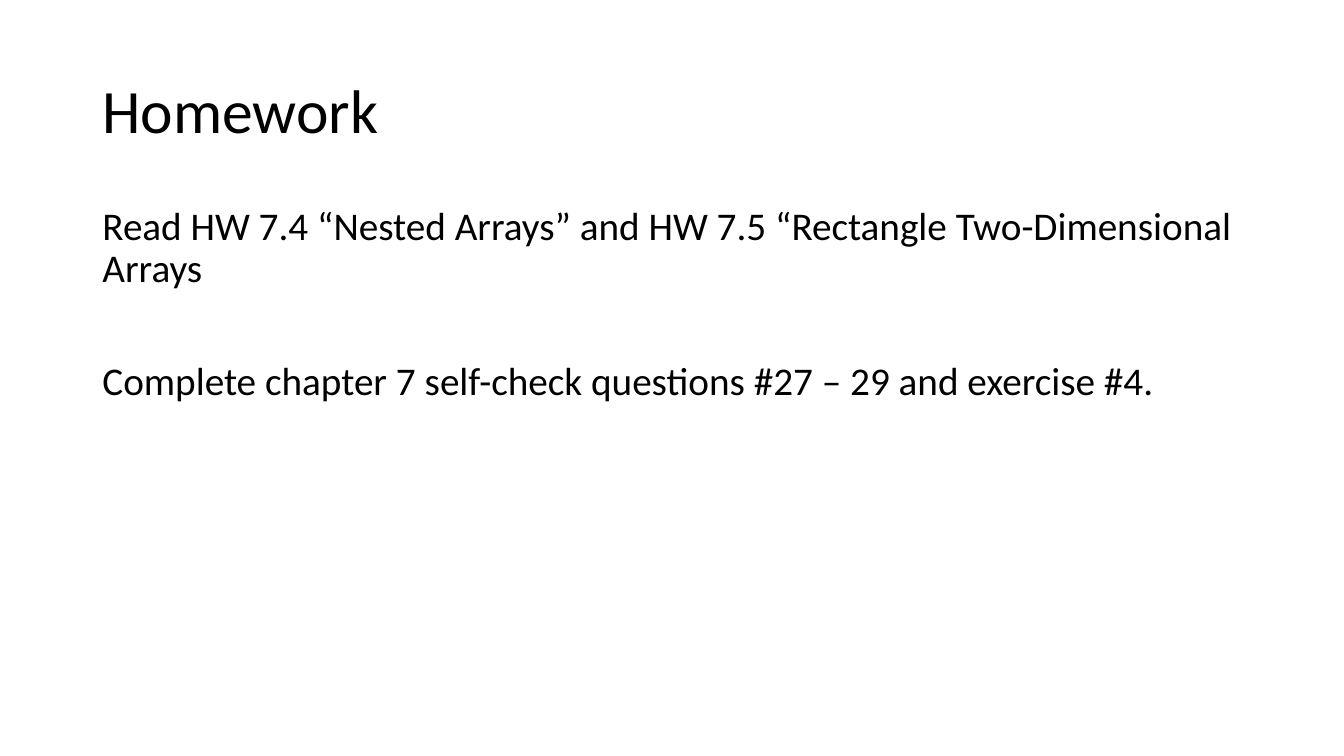
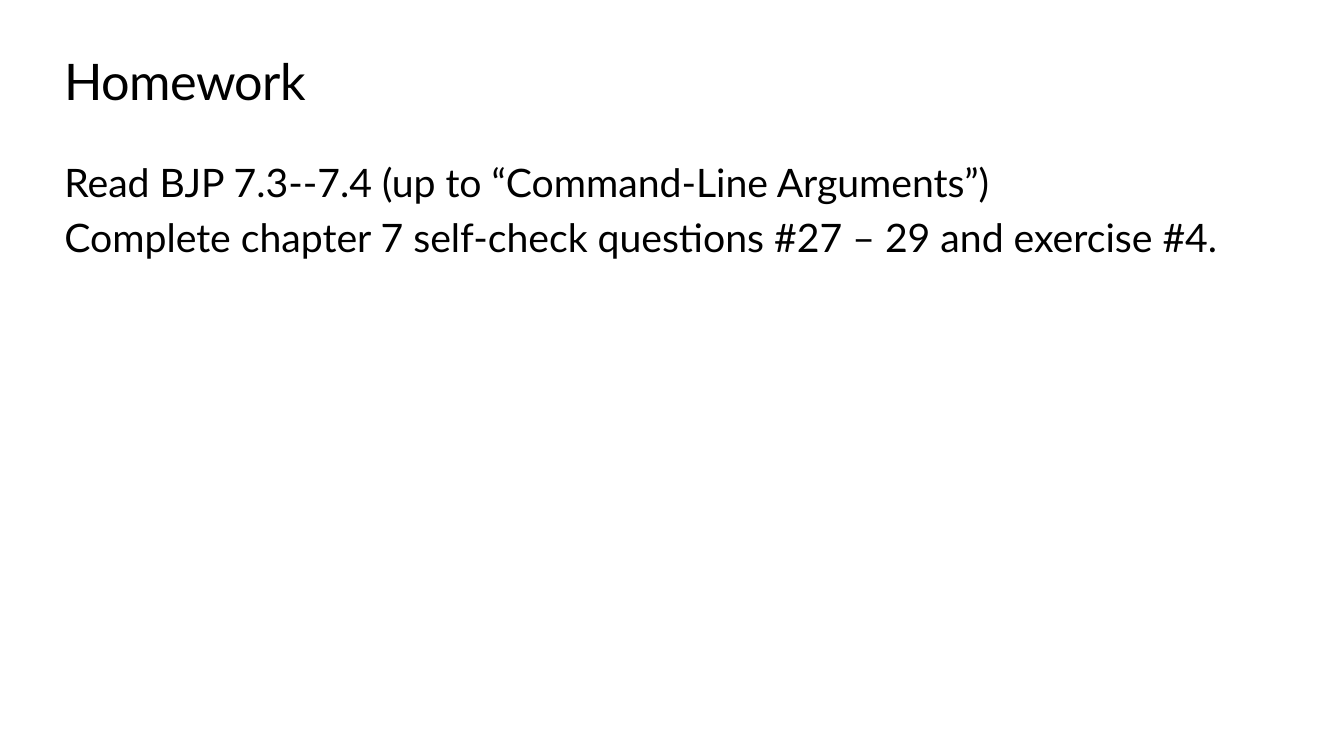
Before and after one commit to TEALSK12/apcsa-public, a slide deck: slide 55 of docs/Unit4/Unit4.pptx (slide 51 before the commit). Drawn at 1344x756 pixels with LibreOffice and Linux fonts; fonts in the diff are those of the drawing; background and template pictures are left out. Boxes give left, top, right and bottom in pixels: in the first picture for what was removed or moved away, otherwise in the second. Text is boxed around its words. In the diff, an @@ line names an element or a change of style, - is before the commit and + after.

```diff
--- a/docs/Unit4/Unit4.pptx
+++ b/docs/Unit4/Unit4.pptx
@@ title "Homework": place and size @@
-title "Homework" at <box>102,90,378,134</box>
+title "Homework" at <box>65,63,306,101</box>
@@ title "Homework" at <box>65,63,306,101</box>: size 44 to 36 pt, font Calibri to Lato, letter spacing 0 to -0.5 pt; line spacing 0.9 to 1; vertical alignment middle to top @@
@@ text at <box>64,166,989,204</box>: text changed; font Calibri to Lato @@
-Read HW 7.4 “Nested Arrays” and HW 7.5 “Rectangle Two-Dimensional Arrays
+Read BJP 7.3--7.4 (up to “Command-Line Arguments”)
@@ text "Read BJP 7.3--7.4 (up to ...": place and size @@
-text "Read BJP 7.3--7.4 (up to ..." at <box>102,212,1231,402</box>
+text "Read BJP 7.3--7.4 (up to ..." at <box>64,166,1218,259</box>
@@ text at <box>64,223,1218,259</box>: font Calibri to Lato in "Complete chapter 7 self-check questions #27 – ..."; line spacing 0.9 to 1; less space between paragraphs @@
```
Also in this commit, not shown: 63 other slides changed, 19 slides added, 15 slides removed, 48 other files.
